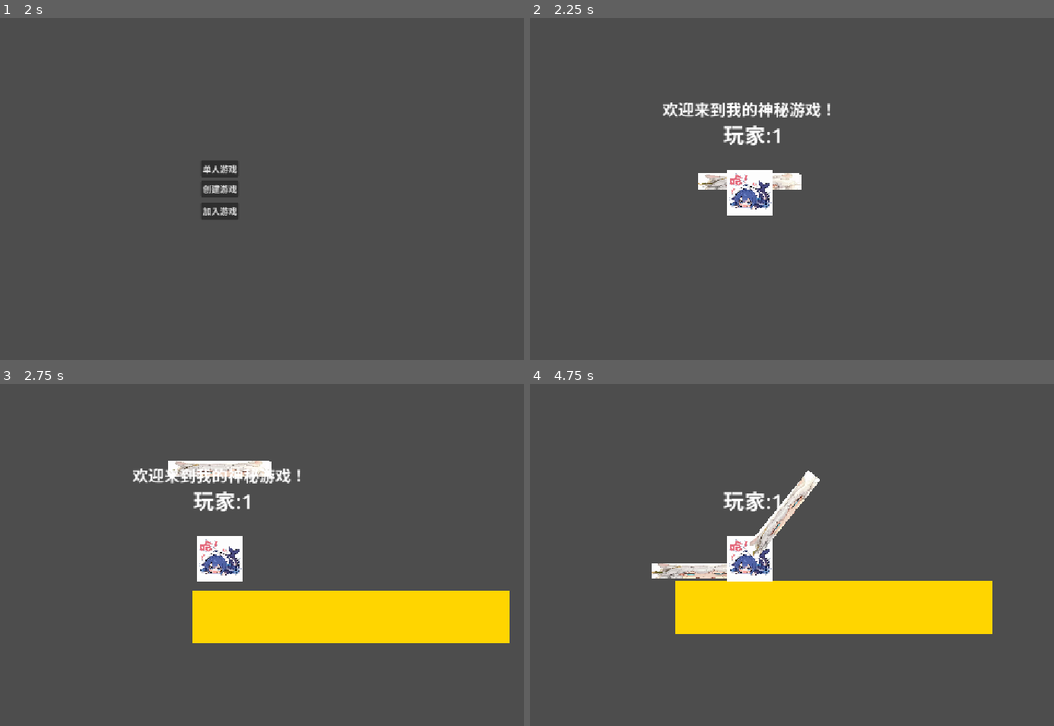
Above: before the commit, frames 1-4 (two rows, left to right).
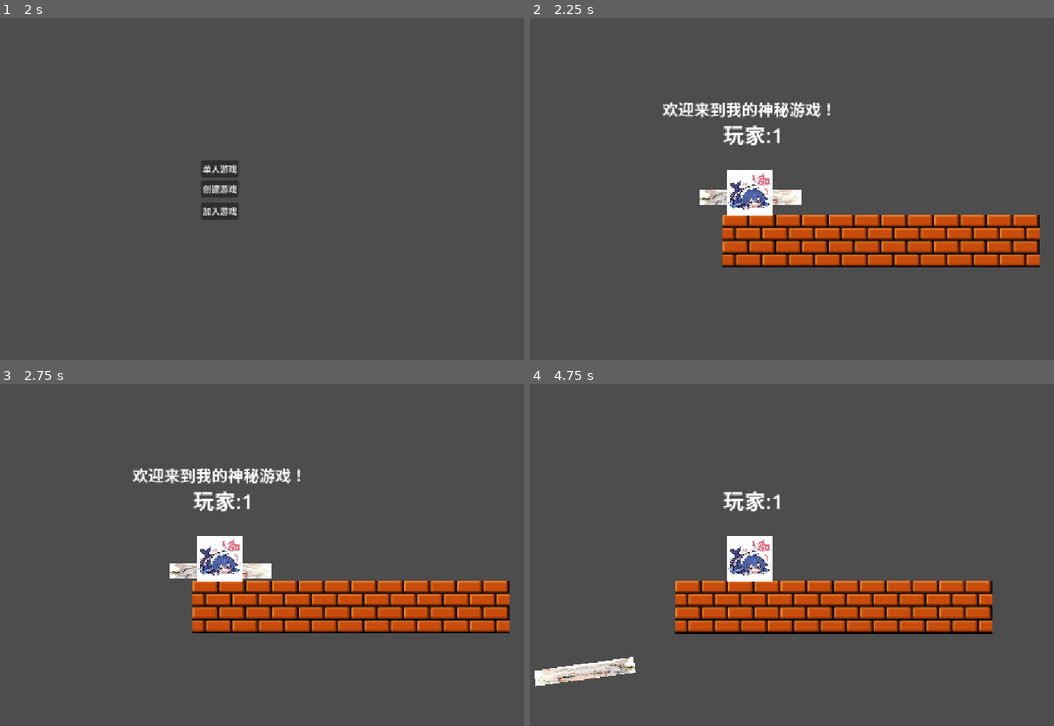
Above: after the commit, the same moments.

Repository: Sui-xie/NewGames
Game: Godot game, scene res://root.tscn
Two runs of this game, one before a commit and one after it. Both use one fixed random seed, a clock stepped at 60 frames per second and the inputs below.
Inputs (mouse positions are in pixels of both pictures, inside the frame that each line leads up to):
- Up to frame 1 (2 s): click "创建游戏" at 0.5 s; click "确定" at 1.25 s
- Up to frame 2 (2.25 s): click "单人游戏" at 2 s
- Up to frame 3 (2.75 s): no input
- Up to frame 4 (4.75 s): tap Enter at 2.75 s; move the mouse to (881, 537) at 2.77 s; hold D (move_right) 2.78-3.53 s; tap F at 2.85, 3.6, 4.35 s; click (881, 537) at 2.92 s; tap Space at 3.02, 3.77 s; move the mouse to (629, 572) at 3.52 s; hold A (move_left) 3.53-4.28 s; click (629, 572) at 3.67 s; move the mouse to (812, 479) at 4.27 s; hold D (move_right) from 4.28 s (still down); click (812, 479) at 4.42 s

Frame 1 is identical in both runs. In frame 2, 11% of the frame differs, in the area x 32-98%, y 45-73%; in frame 3, 13%, in the area x 32-98%, y 22-76%; in frame 4, 12%.

Commit message:
做了很多，但是又好像什么都没做

Diff:
--- a/game/level/map/levels/lobby.gd
+++ b/game/level/map/levels/lobby.gd
@@ -5,9 +5,10 @@
 func _exportMap() -> Array[Array]:
 	var arr:Array[Array] = []
 	for x in 6:
+		arr.append(newBrick(x,1))
 		arr.append(newBlock(x,5))
 		arr.append(newRed(x,10))
-		arr.append(newWeapon(3,1))
+	arr.append(newWeapon(3,1))
 	print("数组为:",arr)
 	return arr
 
@@ -17,5 +18,8 @@
 func newRed(x,y):
 	return [x,y,"ohno",{},"block",null,null]
 
+func newBrick(x,y):
+	return [x,y,"redBrick",{},"block",null,null]
+
 func newWeapon(x,y):
 	return [x,y,"steelPipeGun",{},"item",null]
--- a/game/level/map/mapMgr.gd
+++ b/game/level/map/mapMgr.gd
@@ -13,14 +13,6 @@
 	map = Node.new()
 	add_child(map)
 	resetTable()
-
-	yellowBlock = load("res://game/level/scene/map/yellowBlock.tscn")
-	redBlock = load ("res://game/level/scene/map/redBlock.tscn")
-	var lobby = load("res://game/level/map/levels/lobby.gd")
-
-	regLevel("lobby",lobby.new())
-	regBlock("ohno",redBlock)
-	regBlock("yellowBlock",yellowBlock)
 
 #方块集合，键是"命名空间:方块名字"，值为方块的场景，实现mapBlock.gd
 var blockSet: Dictionary[String, PackedScene] = {}
--- /dev/null
+++ b/game/level/scene/map/block/brick.tscn
@@ -0,0 +1,20 @@
+[gd_scene format=3 uid="uid://bac8nsjd2wjws"]
+
+[ext_resource type="Script" uid="uid://cjxfvms5y7nf6" path="res://game/level/map/blocks/basicBlock.gd" id="1_b07aa"]
+[ext_resource type="Texture2D" uid="uid://bri1br5j86b71" path="res://assets/IMG/砖块.png" id="1_l4u33"]
+
+[sub_resource type="RectangleShape2D" id="RectangleShape2D_cypby"]
+size = Vector2(100, 100)
+
+[node name="Brick" type="StaticBody2D" unique_id=1030009224]
+collision_layer = 129
+collision_mask = 129
+script = ExtResource("1_b07aa")
+
+[node name="CollisionShape2D" type="CollisionShape2D" parent="." unique_id=2133332941]
+shape = SubResource("RectangleShape2D_cypby")
+
+[node name="砖块" type="Sprite2D" parent="." unique_id=921991959]
+position = Vector2(-2.3841858e-07, 4.5474735e-13)
+scale = Vector2(3.1250002, 3.1249998)
+texture = ExtResource("1_l4u33")
--- a/game/level/scene/player.tscn
+++ b/game/level/scene/player.tscn
@@ -13,7 +13,7 @@
 [sub_resource type="RectangleShape2D" id="RectangleShape2D_cypby"]
 size = Vector2(165.5, 86)
 
-[node name="CharacterBody2D" type="CharacterBody2D" unique_id=1862613727 node_paths=PackedStringArray("nameLabel", "jumpCheckArea", "mountPoint", "pickedCheckArea")]
+[node name="CharacterBody2D" type="CharacterBody2D" unique_id=1862613727 node_paths=PackedStringArray("nameLabel", "jumpCheckArea", "mountPoint", "pickedCheckArea", "img")]
 position = Vector2(1, 0)
 collision_layer = 2
 script = ExtResource("1_hjaqi")
@@ -21,6 +21,7 @@
 jumpCheckArea = NodePath("Area2D")
 mountPoint = NodePath("mountPoint")
 pickedCheckArea = NodePath("Area2D2")
+img = NodePath("哈！")
 metadata/_edit_horizontal_guides_ = [95.0, 100.0]
 metadata/_edit_vertical_guides_ = [95.0, 100.0]
 
--- a/game/level/scripts/gameCore.gd
+++ b/game/level/scripts/gameCore.gd
@@ -4,6 +4,8 @@
 const mapMgrScripts = preload('res://game/level/map/mapMgr.gd')
 const playersMgr = preload("res://game/level/scripts/player/playerMgr.gd")
 const itemMgr1 = preload("res://game/level/scripts/itemMgr.gd")
+const registry = preload("res://game/level/scripts/registry.gd")
+
 
 var parms:Dictionary = {}
 
@@ -33,8 +35,6 @@
 		# 单机
 		multiplayer.multiplayer_peer = OfflineMultiplayerPeer.new()
 		ctx.getService('playerMgr').playerJoin(multiplayer.get_unique_id())
-		var a:ItemMgr = ctx.getService('itemMgr')
-		a.addItem("steelPipeGun")
 		var b:MapMgr = ctx.getService('mapMgr')
 		b.nextLevel.rpc('lobby')
 	else:
@@ -46,9 +46,6 @@
 			ctx.onlineStatus = 'offline'
 			return err
 		multiplayer.multiplayer_peer = net
-		var mgr:PlayerMgr = ctx.getService('playerMgr')
-		var a:ItemMgr = ctx.getService('itemMgr')
-		a.addItem("steelPipeGun")
 		var b:MapMgr = ctx.getService('mapMgr')
 		b.nextLevel.rpc('lobby')
 		#multiplayer.peer_connected.connect(mgr.playerJoin)
@@ -103,8 +100,7 @@
 	ctx.registerService('playerMgr',playerMgr)
 	add_child(playerMgr)
 
-	var steelPipeGun = load("res://game/level/scene/weapon/steelPipeGun.tscn")
-	itemMgr.regNewItem("steelPipeGun",steelPipeGun)
+	registry.new().regAll()
 
 func _exit_tree() -> void:
 	if multiplayer.is_server():
--- a/game/level/scripts/itemMgr.gd
+++ b/game/level/scripts/itemMgr.gd
@@ -13,7 +13,6 @@
 	for x in items:
 		var item:Item = items[x]
 		item.queue_free()
-		items.erase(x)
 	items = {}
 	cursor = 0
 
@@ -49,8 +48,8 @@
 	items.erase(id)
 
 #注册一个新物品到映射表
-@rpc("any_peer","call_local","reliable")
 func regNewItem(iName:String,res:PackedScene,nameSpace:String="vanilla"):
+	#print("[INFO]注册物品:",nameSpace + (':' + iName))
 	var itemName = nameSpace + (':' + iName)
 	if itemName in itemTable:
 		print("[WARN]物品:",itemName,"已经被注册过了！")
--- a/game/level/scripts/player/player.gd
+++ b/game/level/scripts/player/player.gd
@@ -7,6 +7,7 @@
 @export var mountPoint:Node2D
 @export var targetPostion:Vector2 = Vector2(0,0)
 @export var pickedCheckArea:Area2D
+@export var img:Sprite2D
 
 var jumpForce:float = -1000
 var cam:Camera2D
@@ -41,6 +42,10 @@
 
 func _process(_delta: float) -> void:
 	nameLabel.text = nickName + ":%d" % id
+	if abs(rad_to_deg(Vector2(global_position - get_global_mouse_position()).angle())) > 90:
+		img.flip_h = true
+	else:
+		img.flip_h = false
 	if isClient():
 		if Input.is_mouse_button_pressed(MOUSE_BUTTON_LEFT):
 			use()
--- /dev/null
+++ b/game/level/scripts/registry.gd
@@ -0,0 +1,26 @@
+extends Node
+
+var itemMgr:ItemMgr = ctx.getService('itemMgr')
+var mapMgr:MapMgr = ctx.getService('mapMgr')
+
+func regAll():
+	_regBlock()
+	_regItem()
+	_regLevel()
+	print("[INFO]全部物品注册完成")
+
+func _regItem():
+	var steelPipeGun: PackedScene = load("res://game/level/scene/weapon/steelPipeGun.tscn")
+	itemMgr.regNewItem("steelPipeGun",steelPipeGun)
+
+func _regBlock():
+	var brick: PackedScene = load("res://game/level/scene/map/block/brick.tscn")
+	mapMgr.regBlock("redBrick",brick)
+	var redBlock:PackedScene = load ("res://game/level/scene/map/redBlock.tscn")
+	mapMgr.regBlock("ohno",redBlock)
+	var yellowBlock:PackedScene = load("res://game/level/scene/map/yellowBlock.tscn")
+	mapMgr.regBlock("yellowBlock",yellowBlock)
+
+func _regLevel():
+	var lobby = load("res://game/level/map/levels/lobby.gd")
+	mapMgr.regLevel("lobby",lobby.new())
Binary file added: assets/IMG/砖块.png
Not shown, added: assets/IMG/砖块.png.import
Not shown, added: game/level/scripts/registry.gd.uid
